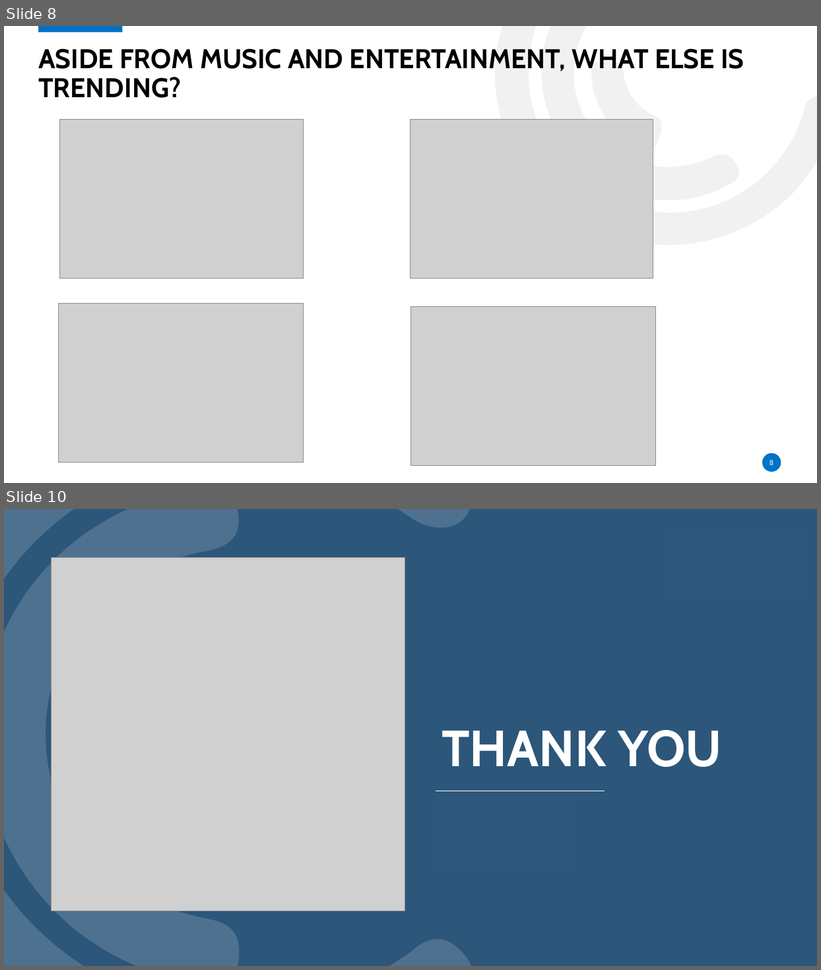
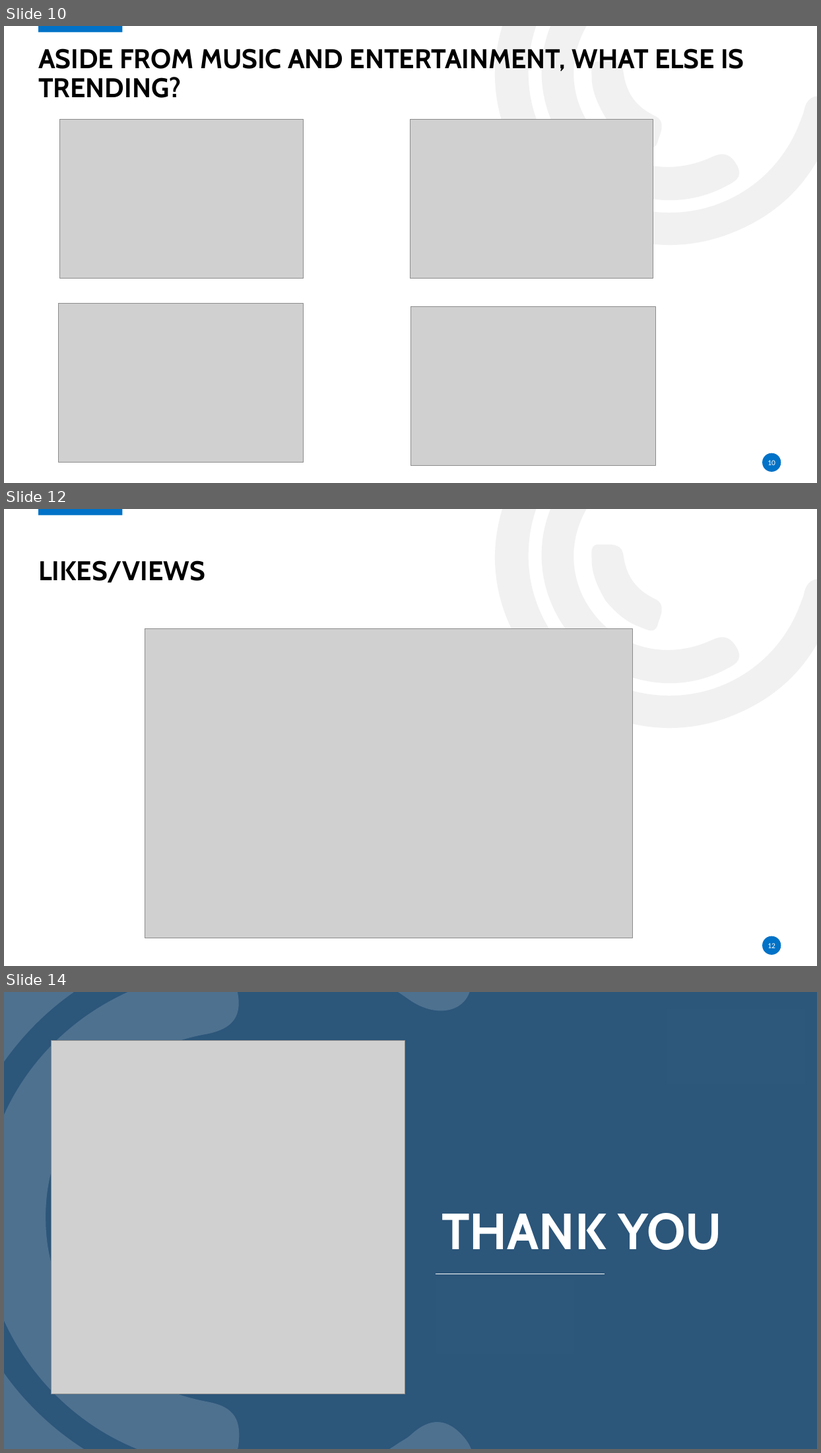
Before and after one commit to jcamacho8199/project1_grp5, a slide deck: Youtube Trending video analysis.pptx. Shown one above the other, each under a label of ours: slides 8 and 10 before the commit, slides 10, 12 and 14 after it; the slides between them are not shown. The pictures are 821x970 and 821x1453 pixels, drawn with LibreOffice and Linux fonts; fonts in the diff are those of the drawing; grey boxes stand for pictures; background and template pictures are left out. Boxes give left, top, right and bottom in pixels: in the first picture for what was removed or moved away, otherwise in the second. Text is boxed around its words. In the diff, an @@ line names an element or a change of style, - is before the commit and + after.

```diff
--- a/Youtube Trending video analysis.pptx
+++ b/Youtube Trending video analysis.pptx
@@ slide 12 added at (4, 509, 817, 966), background #FFFFFF; not listed: 5 template elements that a slide beside it also shows @@
@@ title added at (38, 560, 205, 583), 32 pt, text #000000, bold @@
+LIKES/VIEWS
@@ picture added at (145, 629, 633, 939) @@
@@ rectangle added at (17, 910, 129, 966), fill #FFFFFF @@
@@ page number added at (768, 943, 776, 949), 9 pt, text #FFFFFF @@
+12
@@ what was slide 8 is now slide 10 @@
@@ page number at (768, 460, 776, 466): text changed @@
-8
+10
@@ what was slide 10 is now slide 14 @@
```
Also in this commit, not shown: 2 slides changed, 3 other slides added.
